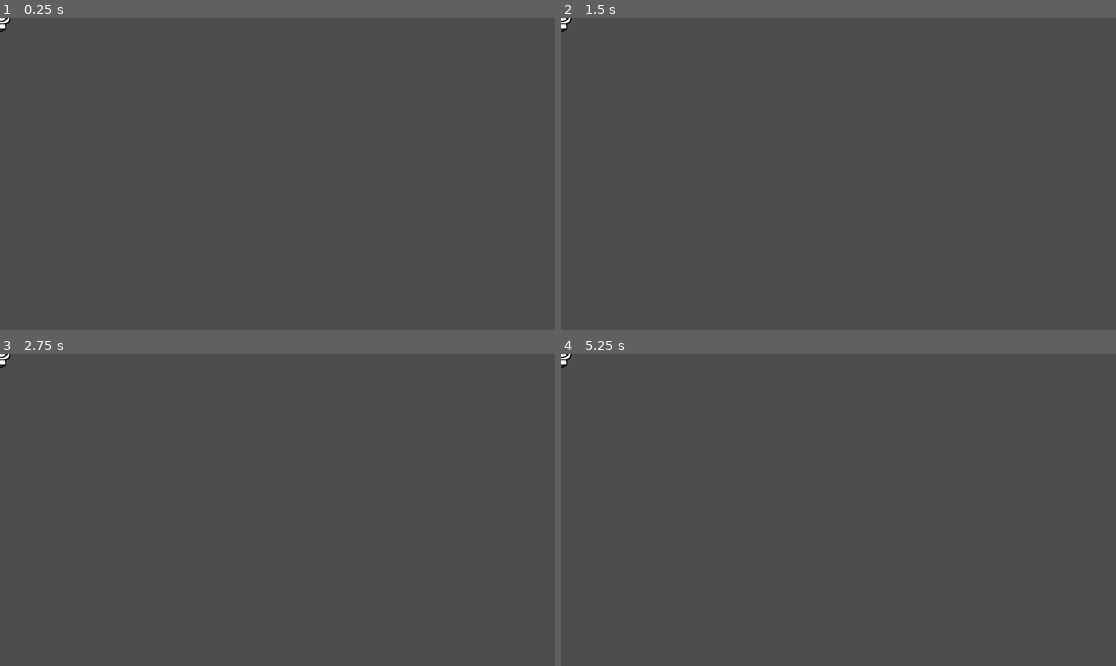
Above: before the commit, frames 1-4 (two rows, left to right).
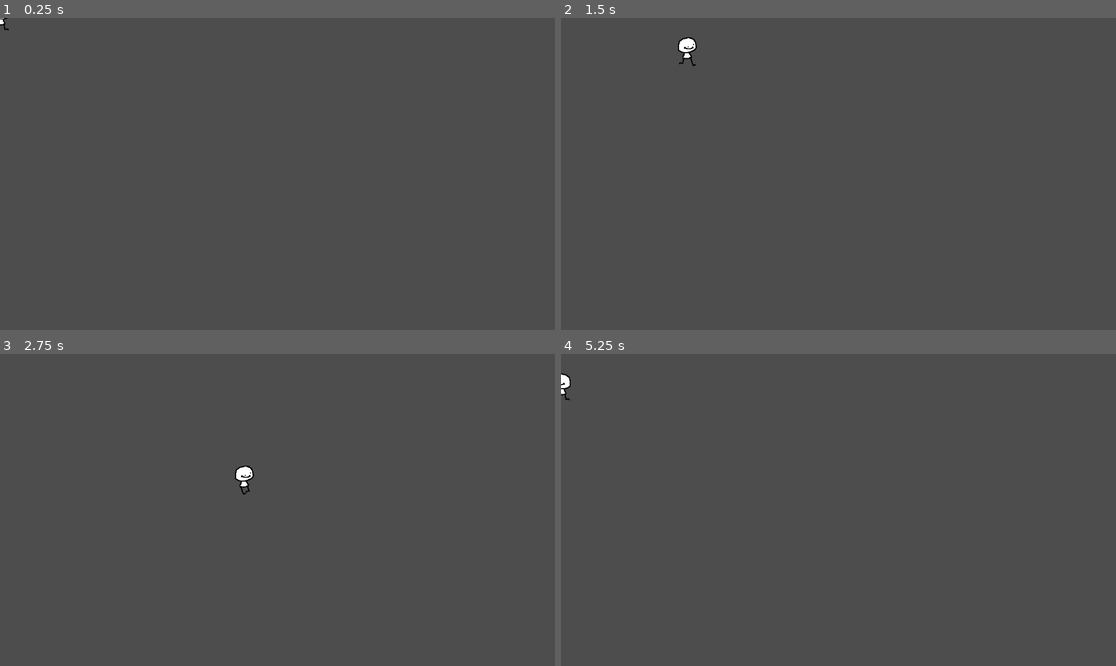
Above: after the commit, the same moments.

Repository: Gurkinator1/voidfall
Game: Godot game, scene res://scenes/player.tscn
Two runs of this game, one before a commit and one after it. Both use one fixed random seed, a clock stepped at 60 frames per second and the inputs below. Before the commit the project has no main scene; this scene is started directly in both runs.
Inputs:
- Up to frame 1 (0.25 s): no input
- Up to frame 2 (1.5 s): tap Enter at 0.5 s; hold D (right) 0.53-1.28 s; hold S (down) from 1.28 s (still down)
- Up to frame 3 (2.75 s): release S (down) at 2.03 s; hold D (right) from 2.03 s (still down)
- Up to frame 4 (5.25 s): release D (right) at 2.78 s; hold W (up) 2.78-3.53 s; hold A (left) 3.53-5.03 s; hold S (down) from 5.03 s (still down)

The runs differ from the first frame. In frame 1, less than 0.1% of the frame differs, in the area x 0-2%, y 0-5%; in frame 2, 0.2%; in frame 3, 0.2%, in the area x 0-46%, y 0-45%; in frame 4, 0.2%.

Commit message:
feat: added animation to player movement

Diff:
--- a/project.godot
+++ b/project.godot
@@ -11,6 +11,7 @@
 [application]
 
 config/name="voidfall"
+run/main_scene="uid://guv7820kfv4y"
 config/features=PackedStringArray("4.6", "GL Compatibility")
 config/icon="res://icon.svg"
 
--- a/scenes/player.tscn
+++ b/scenes/player.tscn
@@ -1,6 +1,7 @@
 [gd_scene format=3 uid="uid://guv7820kfv4y"]
 
 [ext_resource type="Texture2D" uid="uid://b0f33ik4l1jnw" path="res://assets/little_guy.png" id="1_3vyb7"]
+[ext_resource type="Script" uid="uid://dv5c3brayqo5t" path="res://scripts/player_controller.gd" id="1_g2els"]
 
 [sub_resource type="CapsuleShape2D" id="CapsuleShape2D_3vyb7"]
 radius = 25.0
@@ -26,6 +27,14 @@
 atlas = ExtResource("1_3vyb7")
 region = Rect2(256, 0, 64, 64)
 
+[sub_resource type="AtlasTexture" id="AtlasTexture_fjrip"]
+atlas = ExtResource("1_3vyb7")
+region = Rect2(192, 0, 64, 64)
+
+[sub_resource type="AtlasTexture" id="AtlasTexture_smehm"]
+atlas = ExtResource("1_3vyb7")
+region = Rect2(256, 0, 64, 64)
+
 [sub_resource type="SpriteFrames" id="SpriteFrames_fjrip"]
 animations = [{
 "frames": [{
@@ -47,9 +56,21 @@
 "loop": true,
 "name": &"default",
 "speed": 5.0
+}, {
+"frames": [{
+"duration": 1.0,
+"texture": SubResource("AtlasTexture_fjrip")
+}, {
+"duration": 1.0,
+"texture": SubResource("AtlasTexture_smehm")
+}],
+"loop": true,
+"name": &"walking",
+"speed": 7.0
 }]
 
 [node name="Player" type="CharacterBody2D" unique_id=1549118654]
+script = ExtResource("1_g2els")
 
 [node name="CollisionShape2D" type="CollisionShape2D" parent="." unique_id=1054763451]
 shape = SubResource("CapsuleShape2D_3vyb7")
@@ -57,3 +78,4 @@
 [node name="AnimatedSprite2D" type="AnimatedSprite2D" parent="." unique_id=460324295]
 texture_filter = 1
 sprite_frames = SubResource("SpriteFrames_fjrip")
+animation = &"walking"
--- a/scripts/player_controller.gd
+++ b/scripts/player_controller.gd
@@ -1,12 +1,29 @@
 extends CharacterBody2D
 
+@onready var _animated_sprite = $AnimatedSprite2D
 
-const SPEED = 300.0
+
+const SPEED = 350.0
 
 func get_input():
 	var input_direction = Input.get_vector("left", "right", "up", "down")
 	velocity = input_direction * SPEED
 
-func _physics_process(delta: float) -> void:
+func walking_animation():
+	if Input.is_action_pressed("left"):
+		_animated_sprite.flip_h = false
+		_animated_sprite.play("walking")
+	elif Input.is_action_pressed("right"):
+		_animated_sprite.flip_h = true
+		_animated_sprite.play("walking")
+	elif Input.is_action_pressed("up") or Input.is_action_pressed("down"):
+		_animated_sprite.play("walking")
+	else:
+		_animated_sprite.stop()
+
+func _physics_process(_delta: float) -> void:
 	get_input()
 	move_and_slide()
+
+func _process(_delta: float) -> void:
+	walking_animation()
